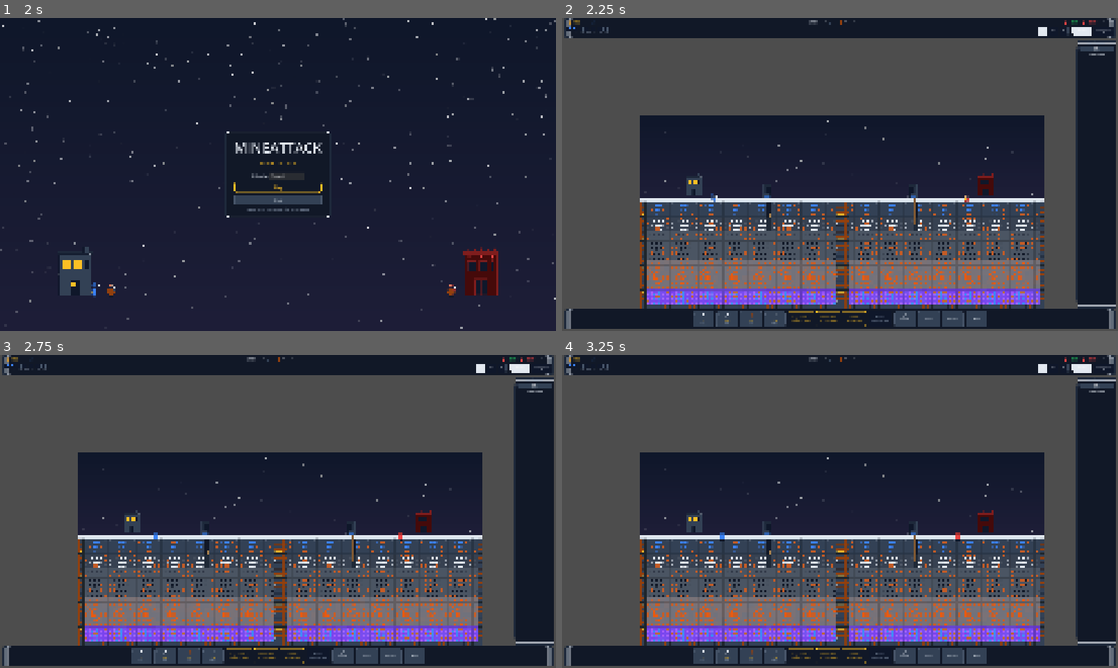
Above: before the commit, frames 1-4 (two rows, left to right).
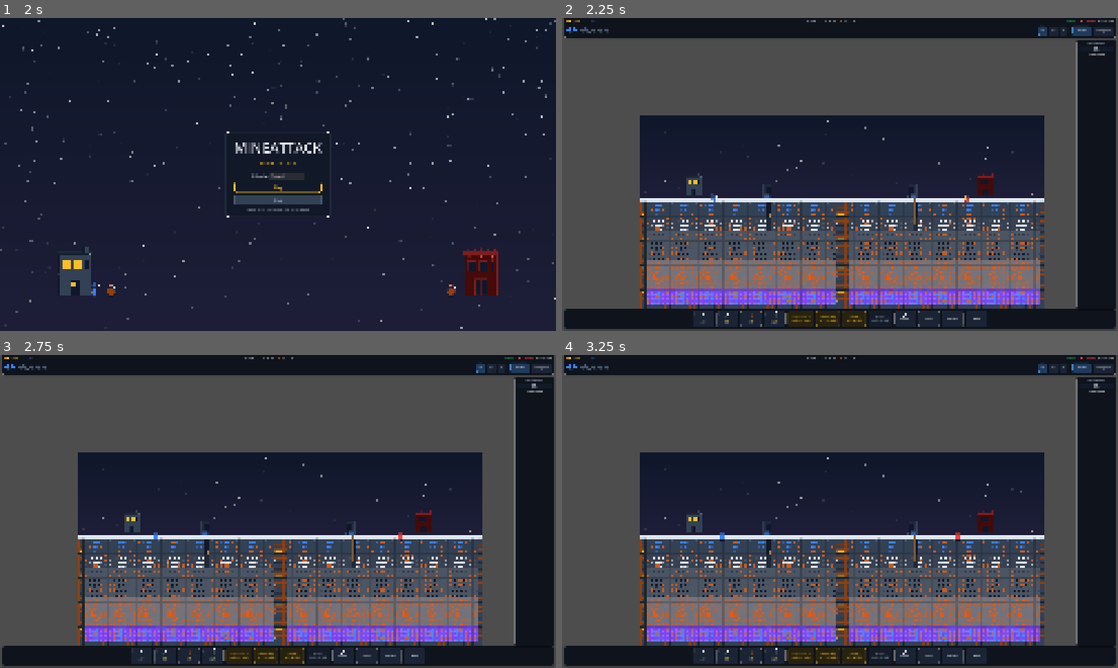
Above: after the commit, the same moments.

Repository: SZaidi00/mine-attack
Game: Godot game, scene res://scenes/ui/main_menu.tscn
The game is run twice, just before and just after one commit, with the same random seed, the same clock (stepped at 60 frames per second) and the same inputs.
Inputs:
- Up to frame 1 (2 s): click "Normal" at 0.5 s; click "Normal" at 1.25 s
- Up to frame 2 (2.25 s): click "Play" at 2 s
- Up to frame 3 (2.75 s): no input
- Up to frame 4 (3.25 s): click "1×" at 2.75 s

Frame 1 is identical in both runs. In frame 2, 2.9% of the frame differs, in the area x 0-100%, y 0-100%; in frame 3, 2.9%; in frame 4, 2.9%.

Commit message:
change UI for header and bottom bar

Diff:
--- a/scenes/ui/hud.tscn
+++ b/scenes/ui/hud.tscn
@@ -43,14 +43,14 @@
 [node name="CoinLabel" type="Label" parent="TopBar/MarginContainer/VBoxContainer/StatsRow/LeftGroup"]
 unique_name_in_owner = true
 layout_mode = 2
-theme_override_font_sizes/font_size = 14
+theme_override_font_sizes/font_size = 16
 theme_override_colors/font_color = Color(0.984314, 0.74902, 0.141176, 1)
 text = "0"
 
 [node name="MinerLevelLabel" type="Label" parent="TopBar/MarginContainer/VBoxContainer/StatsRow/LeftGroup"]
 unique_name_in_owner = true
 layout_mode = 2
-theme_override_font_sizes/font_size = 14
+theme_override_font_sizes/font_size = 16
 theme_override_colors/font_color = Color(0.231373, 0.509804, 0.964706, 1)
 text = "L1"
 
@@ -65,7 +65,7 @@
 [node name="UnitCountLabel" type="Label" parent="TopBar/MarginContainer/VBoxContainer/StatsRow/CenterGroup"]
 unique_name_in_owner = true
 layout_mode = 2
-theme_override_font_sizes/font_size = 14
+theme_override_font_sizes/font_size = 16
 theme_override_colors/font_color = Color(0.886275, 0.909804, 0.941176, 1)
 text = "0/100"
 horizontal_alignment = 1
@@ -77,28 +77,28 @@
 [node name="MinerCountLabel" type="Label" parent="TopBar/MarginContainer/VBoxContainer/StatsRow/CenterGroup/UnitBreakdown"]
 unique_name_in_owner = true
 layout_mode = 2
-theme_override_font_sizes/font_size = 12
+theme_override_font_sizes/font_size = 13
 theme_override_colors/font_color = Color(0.886275, 0.909804, 0.941176, 1)
 text = "0"
 
 [node name="SwordsmanCountLabel" type="Label" parent="TopBar/MarginContainer/VBoxContainer/StatsRow/CenterGroup/UnitBreakdown"]
 unique_name_in_owner = true
 layout_mode = 2
-theme_override_font_sizes/font_size = 12
+theme_override_font_sizes/font_size = 13
 theme_override_colors/font_color = Color(0.886275, 0.909804, 0.941176, 1)
 text = "0"
 
 [node name="ArcherCountLabel" type="Label" parent="TopBar/MarginContainer/VBoxContainer/StatsRow/CenterGroup/UnitBreakdown"]
 unique_name_in_owner = true
 layout_mode = 2
-theme_override_font_sizes/font_size = 12
+theme_override_font_sizes/font_size = 13
 theme_override_colors/font_color = Color(0.886275, 0.909804, 0.941176, 1)
 text = "0"
 
 [node name="WizardCountLabel" type="Label" parent="TopBar/MarginContainer/VBoxContainer/StatsRow/CenterGroup/UnitBreakdown"]
 unique_name_in_owner = true
 layout_mode = 2
-theme_override_font_sizes/font_size = 12
+theme_override_font_sizes/font_size = 13
 theme_override_colors/font_color = Color(0.886275, 0.909804, 0.941176, 1)
 text = "0"
 
@@ -113,21 +113,21 @@
 [node name="PlayerHPLabel" type="Label" parent="TopBar/MarginContainer/VBoxContainer/StatsRow/RightGroup"]
 unique_name_in_owner = true
 layout_mode = 2
-theme_override_font_sizes/font_size = 14
+theme_override_font_sizes/font_size = 16
 theme_override_colors/font_color = Color(0.133333, 0.772549, 0.368627, 1)
 text = "5000"
 
 [node name="EnemyHPLabel" type="Label" parent="TopBar/MarginContainer/VBoxContainer/StatsRow/RightGroup"]
 unique_name_in_owner = true
 layout_mode = 2
-theme_override_font_sizes/font_size = 14
+theme_override_font_sizes/font_size = 16
 theme_override_colors/font_color = Color(0.937255, 0.266667, 0.266667, 1)
 text = "5000"
 
 [node name="SelectionLabel" type="Label" parent="TopBar/MarginContainer/VBoxContainer/StatsRow/RightGroup"]
 unique_name_in_owner = true
 layout_mode = 2
-theme_override_font_sizes/font_size = 12
+theme_override_font_sizes/font_size = 13
 theme_override_colors/font_color = Color(0.886275, 0.909804, 0.941176, 1)
 text = "Selected: 0"
 
@@ -252,7 +252,7 @@
 offset_top = 28.0
 offset_right = 64.0
 offset_bottom = 44.0
-theme_override_font_sizes/font_size = 12
+theme_override_font_sizes/font_size = 13
 theme_override_colors/font_color = Color(0.984314, 0.74902, 0.141176, 1)
 text = "50"
 horizontal_alignment = 1
@@ -300,7 +300,7 @@
 offset_top = 28.0
 offset_right = 64.0
 offset_bottom = 44.0
-theme_override_font_sizes/font_size = 12
+theme_override_font_sizes/font_size = 13
 theme_override_colors/font_color = Color(0.984314, 0.74902, 0.141176, 1)
 text = "100"
 horizontal_alignment = 1
@@ -348,7 +348,7 @@
 offset_top = 28.0
 offset_right = 64.0
 offset_bottom = 44.0
-theme_override_font_sizes/font_size = 12
+theme_override_font_sizes/font_size = 13
 theme_override_colors/font_color = Color(0.984314, 0.74902, 0.141176, 1)
 text = "150"
 horizontal_alignment = 1
@@ -396,7 +396,7 @@
 offset_top = 28.0
 offset_right = 64.0
 offset_bottom = 44.0
-theme_override_font_sizes/font_size = 12
+theme_override_font_sizes/font_size = 13
 theme_override_colors/font_color = Color(0.984314, 0.74902, 0.141176, 1)
 text = "250"
 horizontal_alignment = 1
--- a/scripts/ui/hud.gd
+++ b/scripts/ui/hud.gd
@@ -2,14 +2,21 @@
 
 const _Constants = preload("res://scripts/autoload/constants.gd")
 
-const _PANEL_BG: Texture2D = preload("res://frost_mines_assets/ui/panel_background.png")
-const _BUTTON_NORMAL: Texture2D = preload("res://frost_mines_assets/ui/button_normal.png")
-const _BUTTON_HOVER: Texture2D = preload("res://frost_mines_assets/ui/button_hover.png")
-const _BUTTON_PRESSED: Texture2D = preload("res://frost_mines_assets/ui/button_pressed.png")
-const _BUTTON_DISABLED: Texture2D = preload("res://frost_mines_assets/ui/button_disabled.png")
-const _BUTTON_UPGRADE: Texture2D = preload("res://frost_mines_assets/ui/button_upgrade.png")
-const _TAB_ACTIVE: Texture2D = preload("res://frost_mines_assets/ui/tab_active.png")
-const _TAB_INACTIVE: Texture2D = preload("res://frost_mines_assets/ui/tab_inactive.png")
+# Flat UI palette: solid dark panels and buttons with a faint border — no
+# gradient textures, so the bars stay readable over any background.
+const _COL_PANEL_BG: Color = Color(0.047, 0.066, 0.106, 0.94)
+const _COL_PANEL_BORDER: Color = Color(1, 1, 1, 0.08)
+const _COL_BTN_NORMAL: Color = Color("#1a2434")
+const _COL_BTN_HOVER: Color = Color("#253650")
+const _COL_BTN_PRESSED: Color = Color("#111927")
+const _COL_BTN_DISABLED: Color = Color("#151c29")
+const _COL_BTN_BORDER: Color = Color(1, 1, 1, 0.07)
+const _COL_BTN_HOVER_BORDER: Color = Color("#4a86c8")
+const _COL_TAB_ACTIVE: Color = Color("#1f3a5c")
+const _COL_TAB_ACTIVE_BORDER: Color = Color("#4a86c8")
+const _COL_UPGRADE_BG: Color = Color("#272210")
+const _COL_UPGRADE_BORDER: Color = Color("#8a6d1f")
+
 const _ICON_COIN: Texture2D = preload("res://frost_mines_assets/icons/icon_coin.png")
 const _ICON_MINER: Texture2D = preload("res://frost_mines_assets/icons/icon_miner.png")
 const _ICON_SWORDSMAN: Texture2D = preload("res://frost_mines_assets/icons/icon_swordsman.png")
@@ -211,10 +218,14 @@
 
 
 func _style_panel(panel: PanelContainer) -> void:
-	var style: StyleBoxTexture = StyleBoxTexture.new()
-	style.texture = _PANEL_BG
-	style.axis_stretch_horizontal = StyleBoxTexture.AXIS_STRETCH_MODE_STRETCH
-	style.axis_stretch_vertical = StyleBoxTexture.AXIS_STRETCH_MODE_STRETCH
+	var style: StyleBoxFlat = StyleBoxFlat.new()
+	style.bg_color = _COL_PANEL_BG
+	style.border_color = _COL_PANEL_BORDER
+	style.set_border_width_all(1)
+	style.set_corner_radius_all(10)
+	style.shadow_color = Color(0, 0, 0, 0.35)
+	style.shadow_size = 6
+	style.shadow_offset = Vector2(0, 2)
 	panel.add_theme_stylebox_override("panel", style)
 
 
@@ -225,9 +236,9 @@
 		btn.add_theme_color_override("font_color", Color("#e2e8f0"))
 		btn.add_theme_color_override("font_pressed_color", Color("#ffffff"))
 		btn.add_theme_color_override("font_hover_color", Color("#ffffff"))
-		btn.add_theme_stylebox_override("normal", _make_textured_style(_TAB_INACTIVE, 4))
-		btn.add_theme_stylebox_override("pressed", _make_textured_style(_TAB_ACTIVE, 4))
-		btn.add_theme_stylebox_override("hover", _make_textured_style(_TAB_ACTIVE, 4))
+		btn.add_theme_stylebox_override("normal", _make_flat_style(_COL_BTN_NORMAL))
+		btn.add_theme_stylebox_override("pressed", _make_flat_style(_COL_TAB_ACTIVE, _COL_TAB_ACTIVE_BORDER))
+		btn.add_theme_stylebox_override("hover", _make_flat_style(_COL_BTN_HOVER, _COL_BTN_HOVER_BORDER))
 
 
 func _style_speed_buttons() -> void:
@@ -238,9 +249,9 @@
 		btn.add_theme_color_override("font_color", Color("#e2e8f0"))
 		btn.add_theme_color_override("font_pressed_color", Color("#ffffff"))
 		btn.add_theme_color_override("font_hover_color", Color("#ffffff"))
-		btn.add_theme_stylebox_override("normal", _make_textured_style(_TAB_INACTIVE, 4))
-		btn.add_theme_stylebox_override("pressed", _make_textured_style(_TAB_ACTIVE, 4))
-		btn.add_theme_stylebox_override("hover", _make_textured_style(_TAB_ACTIVE, 4))
+		btn.add_theme_stylebox_override("normal", _make_flat_style(_COL_BTN_NORMAL))
+		btn.add_theme_stylebox_override("pressed", _make_flat_style(_COL_TAB_ACTIVE, _COL_TAB_ACTIVE_BORDER))
+		btn.add_theme_stylebox_override("hover", _make_flat_style(_COL_BTN_HOVER, _COL_BTN_HOVER_BORDER))
 
 
 func _set_game_speed(speed: float) -> void:
@@ -260,10 +271,10 @@
 	_upgrade_button.add_theme_font_size_override("font_size", 12)
 	_upgrade_button.add_theme_color_override("font_color", Color("#fbbf24"))
 	_upgrade_button.add_theme_color_override("font_disabled_color", Color("#94a3b8"))
-	_upgrade_button.add_theme_stylebox_override("normal", _make_textured_style(_BUTTON_UPGRADE, 6))
-	_upgrade_button.add_theme_stylebox_override("hover", _make_textured_style(_BUTTON_UPGRADE, 6))
-	_upgrade_button.add_theme_stylebox_override("pressed", _make_textured_style(_BUTTON_PRESSED, 6))
-	_upgrade_button.add_theme_stylebox_override("disabled", _make_textured_style(_BUTTON_DISABLED, 6))
+	_upgrade_button.add_theme_stylebox_override("normal", _make_flat_style(_COL_UPGRADE_BG, _COL_UPGRADE_BORDER))
+	_upgrade_button.add_theme_stylebox_override("hover", _make_flat_style(_COL_UPGRADE_BG.lightened(0.12), Color("#fbbf24")))
+	_upgrade_button.add_theme_stylebox_override("pressed", _make_flat_style(_COL_UPGRADE_BG.darkened(0.4), _COL_UPGRADE_BORDER))
+	_upgrade_button.add_theme_stylebox_override("disabled", _make_flat_style(_COL_BTN_DISABLED))
 
 
 func _style_stance_buttons() -> void:
@@ -271,16 +282,18 @@
 		btn.custom_minimum_size = Vector2(100, 70)
 		btn.add_theme_font_size_override("font_size", 12)
 		btn.add_theme_color_override("font_color", Color("#e2e8f0"))
-		btn.add_theme_stylebox_override("normal", _make_textured_style(_BUTTON_NORMAL, 6))
-		btn.add_theme_stylebox_override("hover", _make_textured_style(_BUTTON_HOVER, 6))
-		btn.add_theme_stylebox_override("pressed", _make_textured_style(_BUTTON_PRESSED, 6))
-
-
-func _make_textured_style(texture: Texture2D, content_margin: int = 6) -> StyleBoxTexture:
-	var style: StyleBoxTexture = StyleBoxTexture.new()
-	style.texture = texture
-	style.axis_stretch_horizontal = StyleBoxTexture.AXIS_STRETCH_MODE_STRETCH
-	style.axis_stretch_vertical = StyleBoxTexture.AXIS_STRETCH_MODE_STRETCH
+		btn.add_theme_stylebox_override("normal", _make_flat_style(_COL_BTN_NORMAL, _COL_BTN_BORDER))
+		btn.add_theme_stylebox_override("hover", _make_flat_style(_COL_BTN_HOVER, _COL_BTN_HOVER_BORDER))
+		btn.add_theme_stylebox_override("pressed", _make_flat_style(_COL_BTN_PRESSED, _COL_BTN_BORDER))
+
+
+func _make_flat_style(bg: Color, border: Color = Color(0, 0, 0, 0), radius: int = 8, content_margin: int = 6) -> StyleBoxFlat:
+	var style: StyleBoxFlat = StyleBoxFlat.new()
+	style.bg_color = bg
+	if border.a > 0.0:
+		style.border_color = border
+		style.set_border_width_all(1)
+	style.set_corner_radius_all(radius)
 	style.content_margin_left = content_margin
 	style.content_margin_top = content_margin
 	style.content_margin_right = content_margin
@@ -359,10 +372,10 @@
 		btn.add_theme_font_size_override("font_size", 11)
 		btn.add_theme_color_override("font_color", Color("#fbbf24"))
 		btn.add_theme_color_override("font_disabled_color", Color("#94a3b8"))
-		btn.add_theme_stylebox_override("normal", _make_textured_style(_BUTTON_UPGRADE, 6))
-		btn.add_theme_stylebox_override("hover", _make_textured_style(_BUTTON_UPGRADE, 6))
-		btn.add_theme_stylebox_override("pressed", _make_textured_style(_BUTTON_PRESSED, 6))
-		btn.add_theme_stylebox_override("disabled", _make_textured_style(_BUTTON_DISABLED, 6))
+		btn.add_theme_stylebox_override("normal", _make_flat_style(_COL_UPGRADE_BG, _COL_UPGRADE_BORDER))
+		btn.add_theme_stylebox_override("hover", _make_flat_style(_COL_UPGRADE_BG.lightened(0.12), Color("#fbbf24")))
+		btn.add_theme_stylebox_override("pressed", _make_flat_style(_COL_UPGRADE_BG.darkened(0.4), _COL_UPGRADE_BORDER))
+		btn.add_theme_stylebox_override("disabled", _make_flat_style(_COL_BTN_DISABLED))
 
 
 func _update_upgrade_button() -> void:
--- a/scripts/ui/training_queue_panel.gd
+++ b/scripts/ui/training_queue_panel.gd
@@ -2,12 +2,6 @@
 extends PanelContainer
 
 const _Constants = preload("res://scripts/autoload/constants.gd")
-
-const _PROGRESS_BG: Texture2D = preload("res://frost_mines_assets/ui/progress_bg.png")
-const _PROGRESS_FILL: Texture2D = preload("res://frost_mines_assets/ui/progress_fill.png")
-const _BUTTON_NORMAL: Texture2D = preload("res://frost_mines_assets/ui/button_normal.png")
-const _BUTTON_HOVER: Texture2D = preload("res://frost_mines_assets/ui/button_hover.png")
-const _BUTTON_PRESSED: Texture2D = preload("res://frost_mines_assets/ui/button_pressed.png")
 
 @onready var _progress_bar: ProgressBar = $MarginContainer/VBoxContainer/ProgressBar
 @onready var _current_label: Label = $MarginContainer/VBoxContainer/CurrentLabel
@@ -33,15 +27,13 @@
 	if _progress_bar == null:
 		return
 	_progress_bar.custom_minimum_size = Vector2(0, 14)
-	var bg: StyleBoxTexture = StyleBoxTexture.new()
-	bg.texture = _PROGRESS_BG
-	bg.axis_stretch_horizontal = StyleBoxTexture.AXIS_STRETCH_MODE_STRETCH
-	bg.axis_stretch_vertical = StyleBoxTexture.AXIS_STRETCH_MODE_STRETCH
+	var bg: StyleBoxFlat = StyleBoxFlat.new()
+	bg.bg_color = Color("#121a28")
+	bg.set_corner_radius_all(7)
 	_progress_bar.add_theme_stylebox_override("background", bg)
-	var fill: StyleBoxTexture = StyleBoxTexture.new()
-	fill.texture = _PROGRESS_FILL
-	fill.axis_stretch_horizontal = StyleBoxTexture.AXIS_STRETCH_MODE_STRETCH
-	fill.axis_stretch_vertical = StyleBoxTexture.AXIS_STRETCH_MODE_STRETCH
+	var fill: StyleBoxFlat = StyleBoxFlat.new()
+	fill.bg_color = Color("#3b82c4")
+	fill.set_corner_radius_all(7)
 	_progress_bar.add_theme_stylebox_override("fill", fill)
 	if _current_label:
 		_current_label.add_theme_color_override("font_color", Color("#e2e8f0"))
@@ -110,17 +102,19 @@
 	btn.size_flags_horizontal = Control.SIZE_EXPAND_FILL
 	btn.add_theme_font_size_override("font_size", 11)
 	btn.add_theme_color_override("font_color", color)
-	btn.add_theme_stylebox_override("normal", _make_textured_style(_BUTTON_NORMAL))
-	btn.add_theme_stylebox_override("hover", _make_textured_style(_BUTTON_HOVER))
-	btn.add_theme_stylebox_override("pressed", _make_textured_style(_BUTTON_PRESSED))
+	btn.add_theme_stylebox_override("normal", _make_flat_style(Color("#1a2434"), Color(1, 1, 1, 0.07)))
+	btn.add_theme_stylebox_override("hover", _make_flat_style(Color("#253650"), Color("#4a86c8")))
+	btn.add_theme_stylebox_override("pressed", _make_flat_style(Color("#111927"), Color(1, 1, 1, 0.07)))
 	return btn
 
 
-func _make_textured_style(texture: Texture2D) -> StyleBoxTexture:
-	var style: StyleBoxTexture = StyleBoxTexture.new()
-	style.texture = texture
-	style.axis_stretch_horizontal = StyleBoxTexture.AXIS_STRETCH_MODE_STRETCH
-	style.axis_stretch_vertical = StyleBoxTexture.AXIS_STRETCH_MODE_STRETCH
+func _make_flat_style(bg: Color, border: Color = Color(0, 0, 0, 0)) -> StyleBoxFlat:
+	var style: StyleBoxFlat = StyleBoxFlat.new()
+	style.bg_color = bg
+	if border.a > 0.0:
+		style.border_color = border
+		style.set_border_width_all(1)
+	style.set_corner_radius_all(6)
 	style.content_margin_left = 4
 	style.content_margin_top = 4
 	style.content_margin_right = 4
--- a/scripts/ui/unit_button.gd
+++ b/scripts/ui/unit_button.gd
@@ -3,10 +3,6 @@
 
 const _Constants = preload("res://scripts/autoload/constants.gd")
 
-const _BUTTON_NORMAL: Texture2D = preload("res://frost_mines_assets/ui/button_normal.png")
-const _BUTTON_HOVER: Texture2D = preload("res://frost_mines_assets/ui/button_hover.png")
-const _BUTTON_PRESSED: Texture2D = preload("res://frost_mines_assets/ui/button_pressed.png")
-const _BUTTON_DISABLED: Texture2D = preload("res://frost_mines_assets/ui/button_disabled.png")
 const _ICON_MINER: Texture2D = preload("res://frost_mines_assets/icons/icon_miner.png")
 const _ICON_SWORDSMAN: Texture2D = preload("res://frost_mines_assets/icons/icon_swordsman.png")
 const _ICON_ARCHER: Texture2D = preload("res://frost_mines_assets/icons/icon_archer.png")
@@ -130,22 +126,25 @@
 	add_theme_color_override("font_disabled_color", Color("#94a3b8"))
 
 	if disabled:
-		add_theme_stylebox_override("normal", _make_textured_style(_BUTTON_DISABLED))
-		add_theme_stylebox_override("hover", _make_textured_style(_BUTTON_DISABLED))
-		add_theme_stylebox_override("pressed", _make_textured_style(_BUTTON_DISABLED))
-		modulate = Color(1, 1, 1, 0.6)
+		var disabled_style: StyleBoxFlat = _make_flat_style(Color("#151c29"))
+		add_theme_stylebox_override("normal", disabled_style)
+		add_theme_stylebox_override("hover", disabled_style)
+		add_theme_stylebox_override("pressed", disabled_style)
+		modulate = Color(1, 1, 1, 0.55)
 	else:
-		add_theme_stylebox_override("normal", _make_textured_style(_BUTTON_NORMAL))
-		add_theme_stylebox_override("hover", _make_textured_style(_BUTTON_HOVER))
-		add_theme_stylebox_override("pressed", _make_textured_style(_BUTTON_PRESSED))
+		add_theme_stylebox_override("normal", _make_flat_style(Color("#1a2434"), Color(1, 1, 1, 0.07)))
+		add_theme_stylebox_override("hover", _make_flat_style(Color("#253650"), Color("#4a86c8")))
+		add_theme_stylebox_override("pressed", _make_flat_style(Color("#111927"), Color(1, 1, 1, 0.07)))
 		modulate = Color(1, 1, 1, 1)
 
 
-func _make_textured_style(texture: Texture2D) -> StyleBoxTexture:
-	var style: StyleBoxTexture = StyleBoxTexture.new()
-	style.texture = texture
-	style.axis_stretch_horizontal = StyleBoxTexture.AXIS_STRETCH_MODE_STRETCH
-	style.axis_stretch_vertical = StyleBoxTexture.AXIS_STRETCH_MODE_STRETCH
+func _make_flat_style(bg: Color, border: Color = Color(0, 0, 0, 0)) -> StyleBoxFlat:
+	var style: StyleBoxFlat = StyleBoxFlat.new()
+	style.bg_color = bg
+	if border.a > 0.0:
+		style.border_color = border
+		style.set_border_width_all(1)
+	style.set_corner_radius_all(8)
 	style.content_margin_left = 6
 	style.content_margin_top = 6
 	style.content_margin_right = 6
Not shown, changed: AGENTS.md
